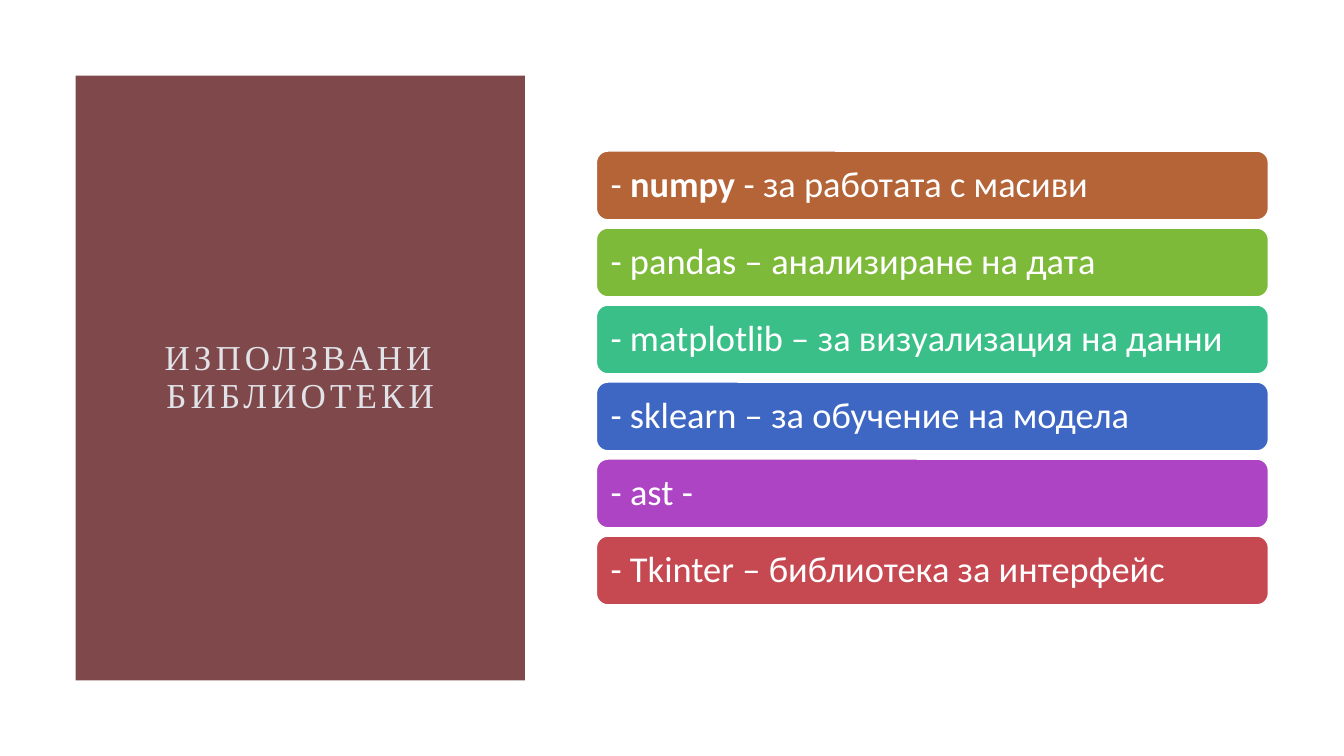
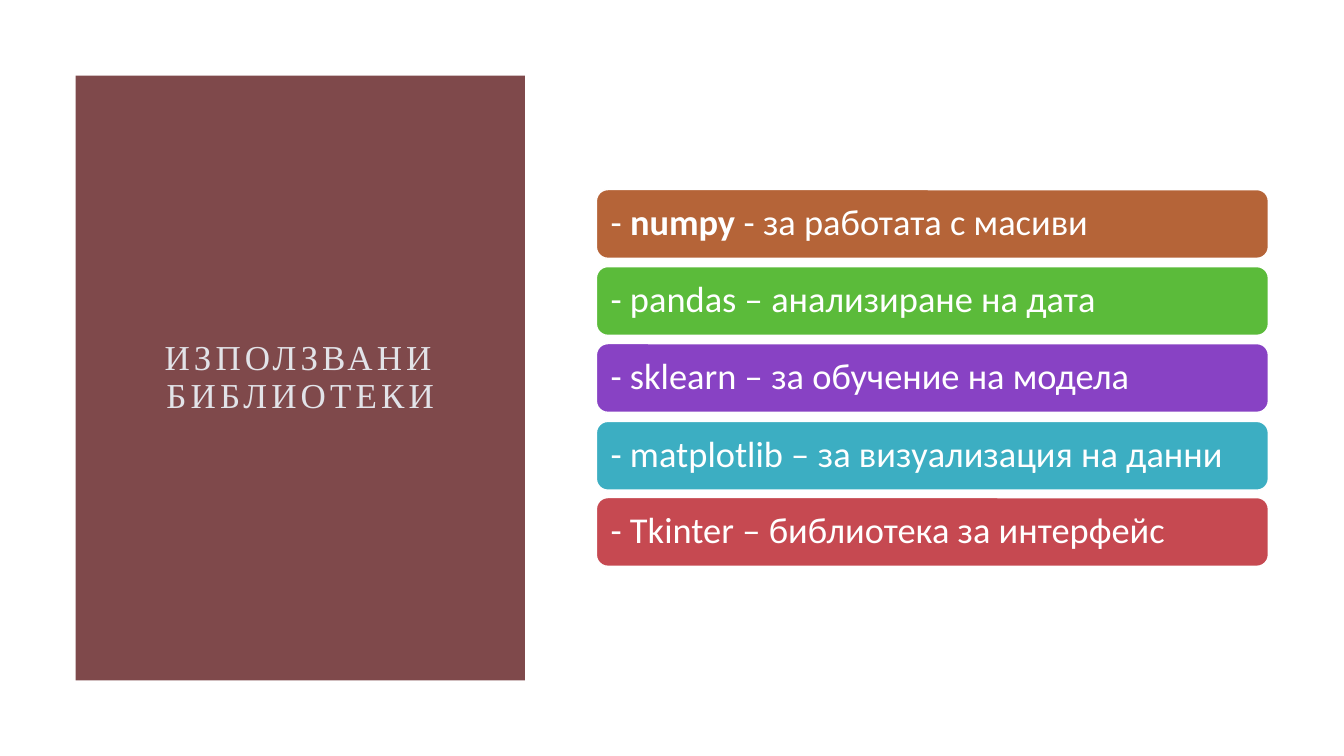
Before and after one commit to StanimirRaykov/MovieRecommendation, a slide deck: slide 3 of Презентация AI(недовършена).pptx. Drawn at 1344x756 pixels with LibreOffice and Linux fonts; fonts in the diff are those of the drawing. Boxes give left, top, right and bottom in pixels: in the first picture for what was removed or moved away, otherwise in the second. Text is boxed around its words. In the diff, an @@ line names an element or a change of style, - is before the commit and + after.

```diff
--- a/Презентация AI(недовършена).pptx
+++ b/Презентация AI(недовършена).pptx
@@ 2 texts, 1 rounded rectangle: place and size @@
-2 texts, 1 rounded rectangle at box(597, 151, 1269, 280)
+2 texts, 1 rounded rectangle at box(597, 190, 1269, 318)
@@ rounded rectangle removed at box(597, 228, 1269, 296) @@
@@ rounded rectangle at box(597, 267, 1269, 336): fill #3BBF89 to #5BBB3A @@
@@ 4 rounded rectangles, 2 texts: place and size @@
-4 rounded rectangles, 2 texts at box(597, 306, 1269, 605)
+4 rounded rectangles, 2 texts at box(597, 267, 1269, 567)
@@ rounded rectangle at box(597, 344, 1269, 412): fill #3E66C3 to #8842C4 @@
@@ rounded rectangle at box(597, 421, 1269, 490): fill #AD44C4 to #3CAEC2 @@
@@ text "- matplotlib – за визуализация ...": place and size @@
-text "- matplotlib – за визуализация ..." at box(630, 325, 1222, 357)
+text "- matplotlib – за визуализация ..." at box(630, 441, 1222, 473)
@@ text removed at box(630, 482, 673, 506) @@
-- аst -
```
